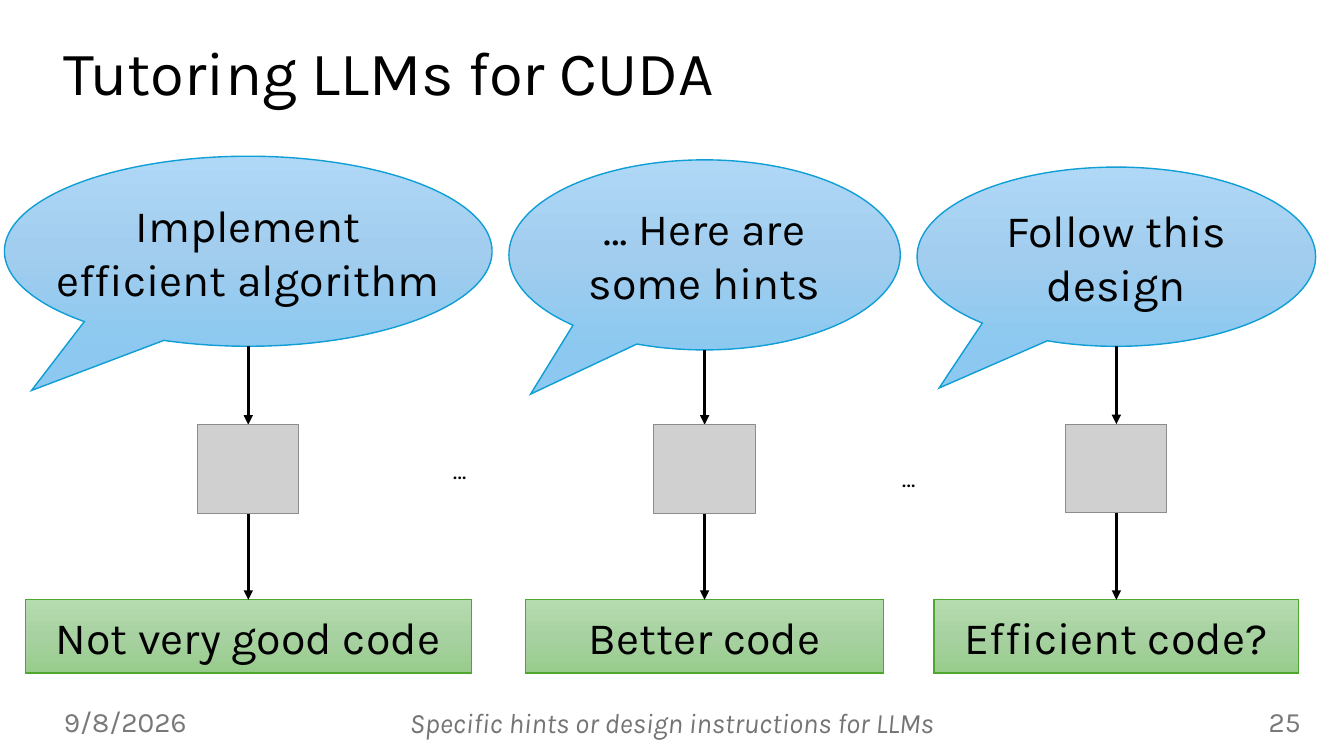
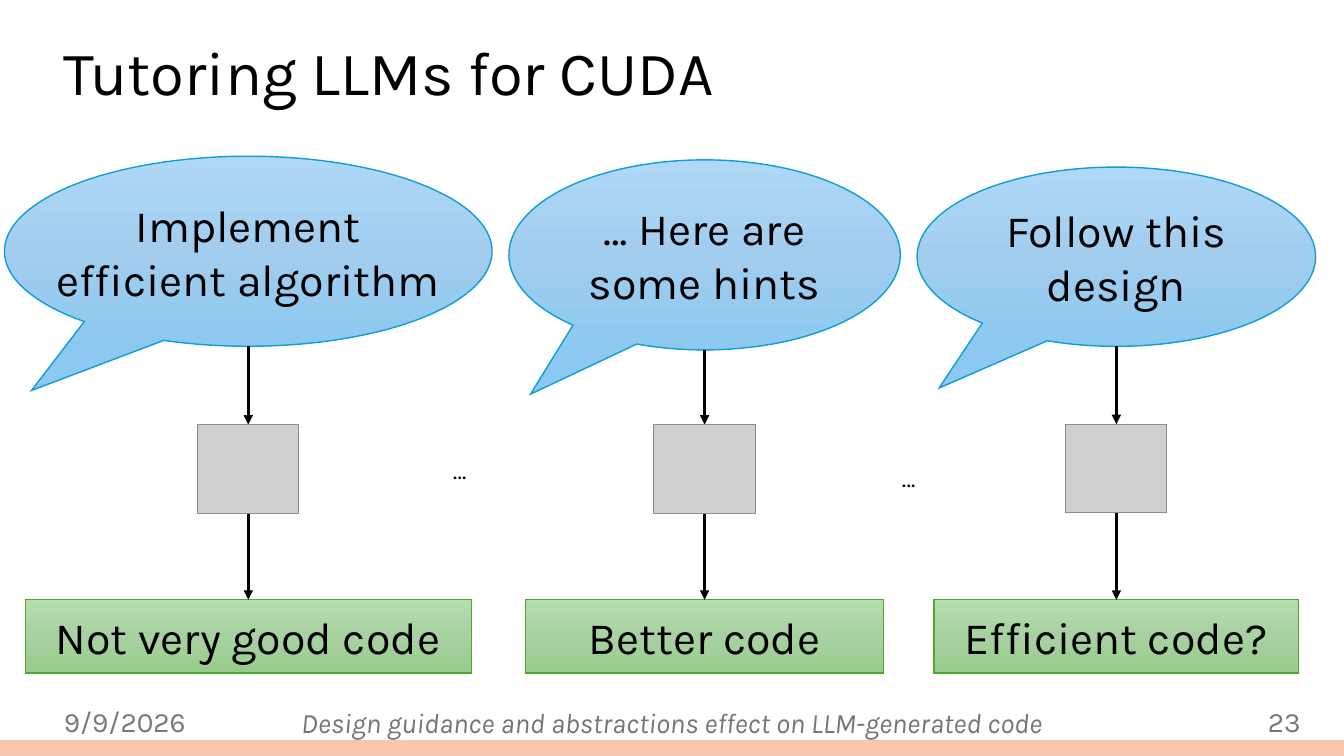
Before and after one commit to jiriklepl/phd-thesis, a slide deck: slide 23 of defense/Optimizing Memory Layouts and Traversal Orders in High-Performance Computing.pptx (slide 25 before the commit). Drawn at 1344x756 pixels with LibreOffice and Linux fonts; fonts in the diff are those of the drawing; grey boxes stand for pictures; background and template pictures are left out. Boxes give left, top, right and bottom in pixels: in the first picture for what was removed or moved away, otherwise in the second. Text is boxed around its words. In the diff, an @@ line names an element or a change of style, - is before the commit and + after.

```diff
--- a/defense/Optimizing Memory Layouts and Traversal Orders in High-Performance Computing.pptx
+++ b/defense/Optimizing Memory Layouts and Traversal Orders in High-Performance Computing.pptx
@@ text at (64,711,186,734): text changed @@
-9/8/2026
+9/9/2026
@@ text at (301,714,1042,741): text changed @@
-Specific hints or design instructions for LLMs
+Design guidance and abstractions effect on LLM-generated code
@@ page number at (1268,714,1301,733): text changed @@
-25
+23
@@ rectangle added at (0,741,1344,756), fill #F6C6AD, outline #F6C6AD 1.5 pt @@
```
Also in this commit, not shown: 48 other slides changed, 3 slides removed.
